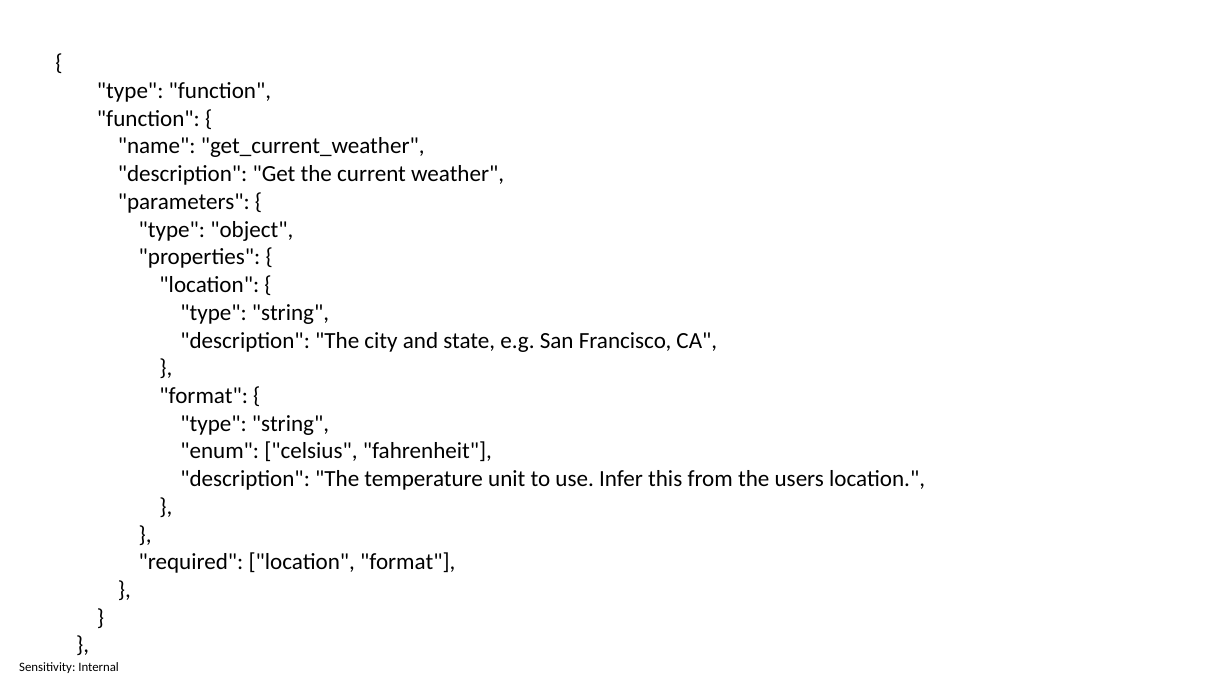
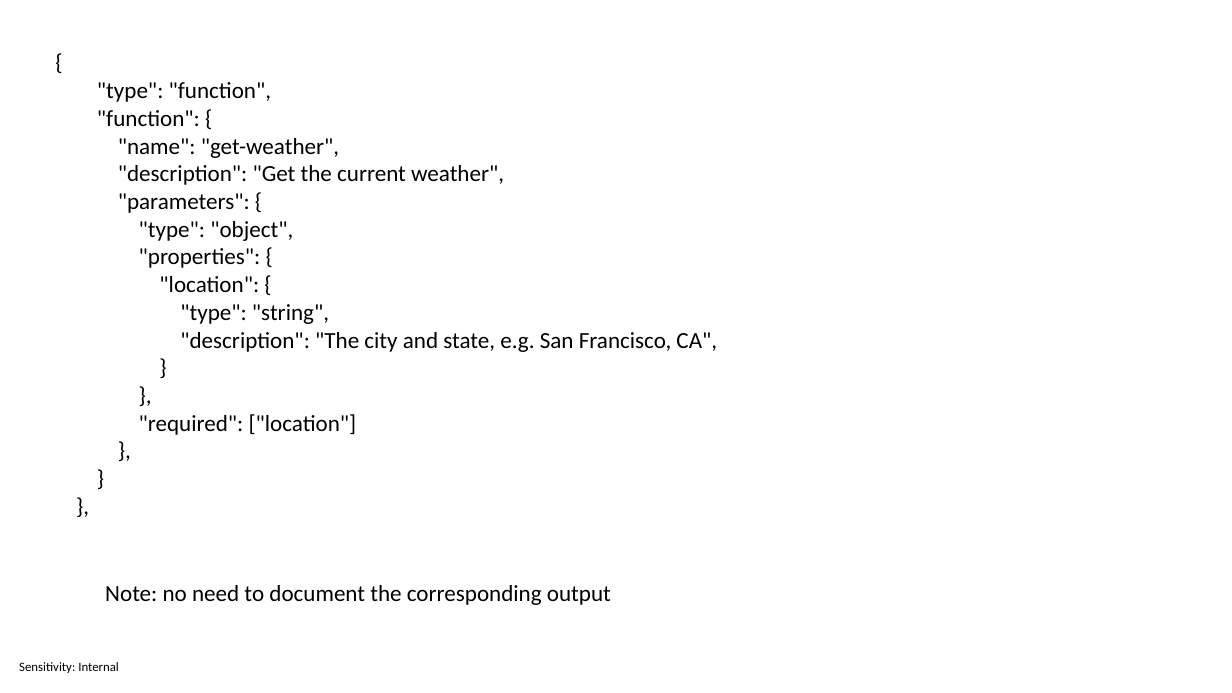
Before and after one commit to sabbadino/function-caling, a slide deck: slide 4 of Function calling.pptx. Drawn at 1232x693 pixels with LibreOffice and Linux fonts; fonts in the diff are those of the drawing. Boxes give left, top, right and bottom in pixels: in the first picture for what was removed or moved away, otherwise in the second. Text is boxed around its words. In the diff, an @@ line names an element or a change of style, - is before the commit and + after.

```diff
--- a/Function calling.pptx
+++ b/Function calling.pptx
@@ text at box(97, 82, 717, 435): paragraph added @@
+}
@@ text at box(118, 138, 339, 158): text changed @@
-"name": "get_current_weather",
+"name": "get-weather",
@@ text at box(139, 414, 357, 435): text changed @@
-"format": {
-"type": "string",
-"enum": ["celsius", "fahrenheit"],
-"description": "The temperature unit to use. Infer this from the users location.",
-},
-},
-"required": ["location", "format"],
+"required": ["location"]
@@ text added at box(105, 585, 611, 605), 18 pt, text #000000 @@
+Note: no need to document the corresponding output
```
Also in this commit, not shown: 4 other slides changed, 4 slides added.
